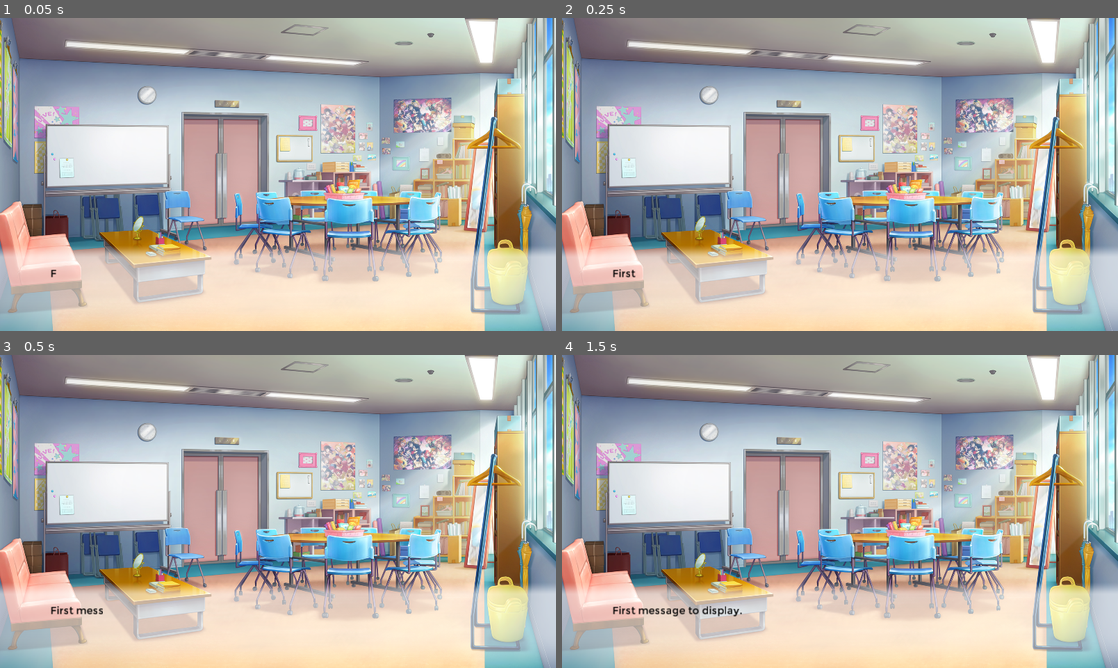
Above: before the commit, frames 1-4 (two rows, left to right).
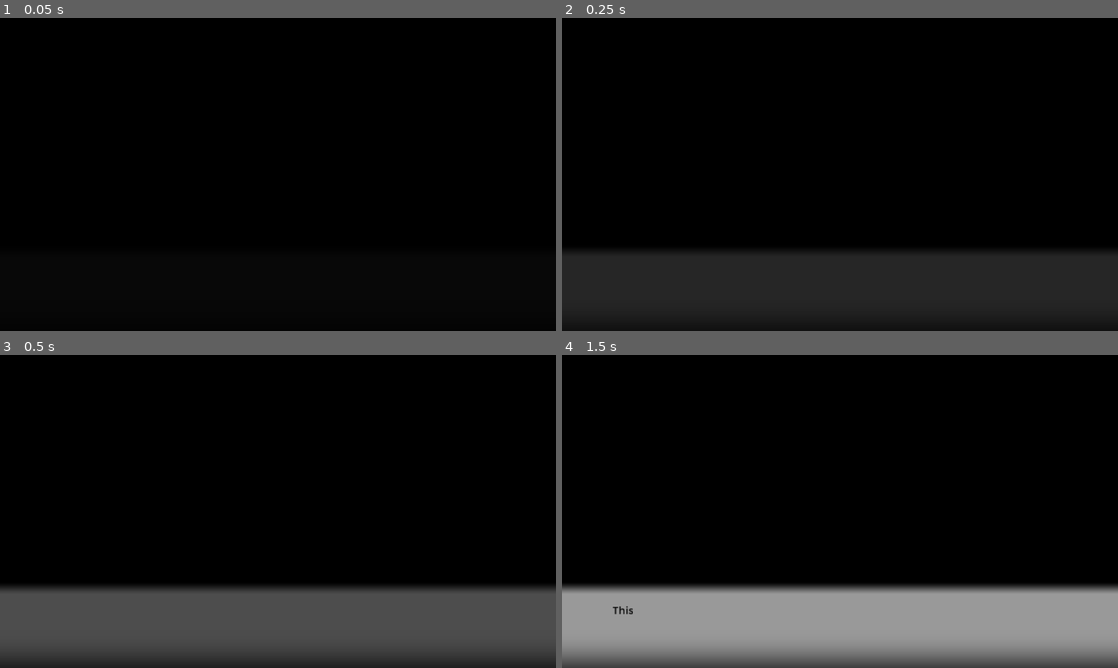
Above: after the commit, the same moments.

Repository: hermitpopcorn/godot-test
Game: Godot game, scene res://main.tscn
Two runs of this game, one before a commit and one after it. Both use one fixed random seed, a clock stepped at 60 frames per second and the inputs below.
Inputs (mouse positions are in pixels of both pictures, inside the frame that each line leads up to):
- Up to frame 1 (0.05 s): no input
- Up to frame 2 (0.25 s): no input
- Up to frame 3 (0.5 s): no input
- Up to frame 4 (1.5 s): move the mouse to (840, 624) at 0.52 s; click (840, 624) at 0.67 s; tap Enter at 1.25 s; move the mouse to (728, 527) at 1.27 s; click (728, 527) at 1.42 s

The runs differ from the first frame. In frame 1, 100% of the frame differs, in the area x 0-100%, y 0-100%; in frame 2, 100%; in frame 3, 100%; in frame 4, 100%.

Commit message:
do componentization

Diff:
--- a/dialog.tscn
+++ b/components/dialog.tscn
@@ -9,22 +9,27 @@
 
 var message_display
 var message_speed = 0.05
+
+var timer
 var typing_finsihed = true
-var timer
+
+var tween
+var tweening_finished = true
+var visibility
 
 signal finished_typing
+signal finished_tweening
 signal clicked
 signal next
 
 func _ready():
-	self.mouse_filter = MOUSE_FILTER_IGNORE
+	self.timer = $Timer
+	self.tween = $Tween
 
-	self.message_display = get_node(\"ClickableArea/Message\")
+	self.message_display = $ClickableArea/Message
 	self.message_display.text = \"\"
 
-	self.timer = Timer.new()
-	self.timer.connect(\"timeout\", self, \"_type_text_character\")
-	add_child(self.timer)
+	self.visibility = true if (self.modulate.a == 1) else false
 
 func show_text(text, options = []):
 	self.message_display.text = text
@@ -35,43 +40,87 @@
 func _type_text_character():
 	self.message_display.visible_characters += 1
 	if (self.message_display.visible_characters >= self.message_display.text.length()):
-		self._skip_typing() # same procedure anyway
+		self._end_typing()
 
 func _skip_typing():
 	self.timer.stop()
 	self.message_display.visible_characters = self.message_display.text.length()
+	self._end_typing()
+
+func _end_typing():
 	self.typing_finsihed = true
 	emit_signal('finished_typing')
 
+func hide(animate: bool = true):
+	self.toggle_visibility(false, animate)
+
+func show(animate: bool = true):
+	self.toggle_visibility(true, animate)
+
+func toggle_visibility(show: bool, animate: bool = true):
+	if (animate):
+		self.tween.interpolate_property(self, \"modulate:a\", (0 if show else 1), (1 if show else 0), 1, Tween.TRANS_LINEAR, Tween.EASE_IN)
+		self.tweening_finished = false
+		self.tween.start()
+	else:
+		self.modulate.a = (1 if show else 0)
+		self._end_tween()
+
+func _skip_tween():
+	self.tween.playback_speed = 10.0
+
+func _end_tween():
+	self.tween.playback_speed = 1.0
+	self.tween.remove_all()
+	self.tweening_finished = true
+	emit_signal('finished_tweening')
+
 func _advance():
-	if self.typing_finsihed:
+	if self.typing_finsihed && self.tweening_finished:
 		emit_signal('next')
 	else:
-		self._skip_typing()
+		if !self.typing_finsihed:
+			self._skip_typing()
+		if !self.tweening_finished:
+			self._skip_tween()
 
 func _on_click(viewport, event, shape_idx):
 	if (event is InputEventMouseButton):
 		if (event.button_index == BUTTON_LEFT and event.pressed):
 			emit_signal('clicked')
 			self._advance()
+
+func _on_tween_all_completed():
+	self._end_tween() # same procedure anyway
+
+func _on_tween_started(object, key):
+	if (object == self && key == ':modulate:a'):
+		if (self.visibility == false):
+			self.message_display.text = \"\"
+			self.message_display.visible_characters = 0
+
+func _on_tween_completed(object, key):
+	if (object == self && key == ':modulate:a'):
+		self.visibility = true if (self.modulate.a == 1) else false
 "
+
+[sub_resource type="DynamicFont" id=2]
+size = 36
+use_mipmaps = true
+use_filter = true
+font_data = ExtResource( 3 )
 
 [sub_resource type="DynamicFont" id=3]
 size = 36
 use_mipmaps = true
 use_filter = true
-font_data = ExtResource( 3 )
-
-[sub_resource type="DynamicFont" id=4]
-size = 36
-use_mipmaps = true
-use_filter = true
 font_data = ExtResource( 2 )
 
-[sub_resource type="RectangleShape2D" id=6]
+[sub_resource type="RectangleShape2D" id=4]
 extents = Vector2( 960, 147 )
 
 [node name="MessageBox" type="Control"]
+mouse_filter = 2
 script = SubResource( 1 )
 __meta__ = {
 "_edit_use_anchors_": false
@@ -105,9 +154,17 @@
 }
 
 [node name="CollisionShape2D" type="CollisionShape2D" parent="ClickableArea"]
-shape = SubResource( 6 )
+shape = SubResource( 4 )
 one_way_collision = true
 __meta__ = {
 "_edit_lock_": true
 }
+
+[node name="Tween" type="Tween" parent="."]
+
+[node name="Timer" type="Timer" parent="."]
 [connection signal="input_event" from="ClickableArea" to="." method="_on_click"]
+[connection signal="tween_all_completed" from="Tween" to="." method="_on_tween_all_completed"]
+[connection signal="tween_completed" from="Tween" to="." method="_on_tween_completed"]
+[connection signal="tween_started" from="Tween" to="." method="_on_tween_started"]
+[connection signal="timeout" from="Timer" to="." method="_type_text_character"]
--- /dev/null
+++ b/components/event_processor.tscn
@@ -0,0 +1,63 @@
+[gd_scene load_steps=3 format=2]
+
+[ext_resource path="res://components/dialog.tscn" type="PackedScene" id=1]
+
+[sub_resource type="GDScript" id=1]
+script/source = "extends Control
+
+var message_box
+var sequence
+var current_index = 0
+var running = false
+
+signal sequence_finished
+
+func _ready():
+	self.message_box = $MessageBox
+	self.message_box.hide(false)
+
+func set_sequence(sequence: Array):
+	self.sequence = sequence
+
+func run():
+	self.running = true
+	self.current_index = -1
+	self._advance_sequence()
+
+func _advance_sequence():
+	self.current_index += 1
+	print(\"SEQUENCE: \" + str(self.current_index))
+	if (self.current_index < self.sequence.size()):
+		self._execute_sequence(self.current_index)
+	else:
+		self.running = false
+		emit_signal('sequence_finished')
+
+func _execute_sequence(index: int):
+	var entry = self.sequence[index]
+	if (entry is Dictionary):
+		match entry.command:
+			'hideMessageBox':
+				self.message_box.hide()
+			'showMessageBox':
+				self.message_box.show()
+	elif (entry is String):
+		self.message_box.show_text(entry)
+
+func _on_next():
+	self._advance_sequence()
+
+func _on_MessageBox_finished_tweening():
+	if (self.running):
+		self._advance_sequence()
+"
+
+[node name="EventProcessor" type="Control"]
+script = SubResource( 1 )
+__meta__ = {
+"_edit_use_anchors_": false
+}
+
+[node name="MessageBox" parent="." instance=ExtResource( 1 )]
+[connection signal="finished_tweening" from="MessageBox" to="." method="_on_MessageBox_finished_tweening"]
+[connection signal="next" from="MessageBox" to="." method="_on_next"]
--- a/main.gd
+++ /dev/null
@@ -1,18 +0,0 @@
-extends Control
-
-var message_box
-
-func _ready():
-	# Center window on screen
-	var screen_size = OS.get_screen_size()
-	var window_size = OS.get_window_size()
-	OS.set_window_position(screen_size*0.5 - window_size*0.5)
-
-	self.message_box = get_node("MessageBox")
-	self.message_box.show_text("First message to display.")
-
-func _process(delta):
-	pass
-
-func _on_MessageBox_next():
-	message_box.show_text("Loop! Again and again!")
--- a/main.tscn
+++ b/main.tscn
@@ -1,26 +1,40 @@
-[gd_scene load_steps=4 format=2]
+[gd_scene load_steps=3 format=2]
 
-[ext_resource path="res://dialog.tscn" type="PackedScene" id=1]
-[ext_resource path="res://images/bg/nsicroom_day.png" type="Texture" id=2]
-[ext_resource path="res://main.gd" type="Script" id=3]
+[ext_resource path="res://components/event_processor.tscn" type="PackedScene" id=1]
+
+[sub_resource type="GDScript" id=1]
+script/source = "extends Control
+
+var event_processor
+
+func _ready():
+	# Center window on screen
+	var screen_size = OS.get_screen_size()
+	var window_size = OS.get_window_size()
+	OS.set_window_position(screen_size*0.5 - window_size*0.5)
+
+	# Set sequence
+	self.event_processor = $EventProcessor
+	self.event_processor.set_sequence([
+		{ 'command': 'showMessageBox' },
+		'This',
+		'then',
+		'that',
+		{ 'command': 'hideMessageBox' },
+	])
+	self.event_processor.run()
+
+
+func _on_sequence_finished():
+	self.event_processor.run()
+"
 
 [node name="Scene" type="Control"]
 mouse_filter = 2
-script = ExtResource( 3 )
+script = SubResource( 1 )
 __meta__ = {
 "_edit_use_anchors_": false
 }
 
-[node name="TextureRect" type="TextureRect" parent="."]
-margin_right = 1920.0
-margin_bottom = 1080.0
-mouse_filter = 2
-texture = ExtResource( 2 )
-expand = true
-stretch_mode = 7
-__meta__ = {
-"_edit_use_anchors_": false
-}
-
-[node name="MessageBox" parent="." instance=ExtResource( 1 )]
-[connection signal="next" from="MessageBox" to="." method="_on_MessageBox_next"]
+[node name="EventProcessor" parent="." instance=ExtResource( 1 )]
+[connection signal="sequence_finished" from="EventProcessor" to="." method="_on_sequence_finished"]
--- a/project.godot
+++ b/project.godot
@@ -34,4 +34,5 @@
 quality/driver/driver_name="GLES2"
 vram_compression/import_etc=true
 vram_compression/import_etc2=false
+environment/default_clear_color=Color( 0, 0, 0, 1 )
 environment/default_environment="res://default_env.tres"
Not shown: 1 places in components/dialog.tscn that only renumber resources
